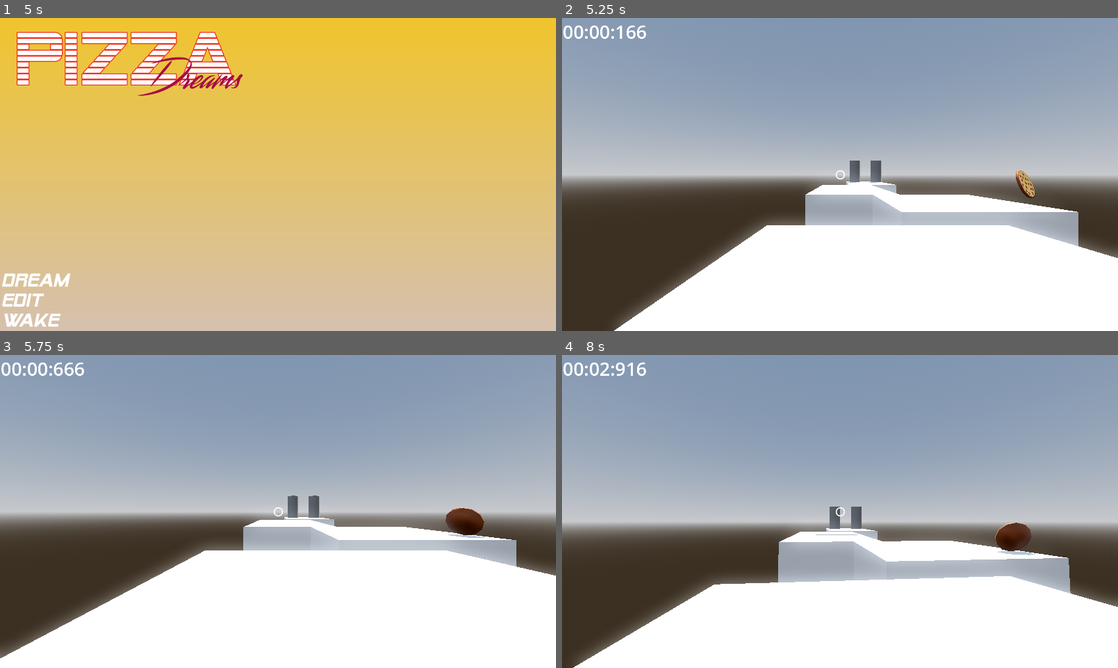
Above: before the commit, frames 1-4 (two rows, left to right).
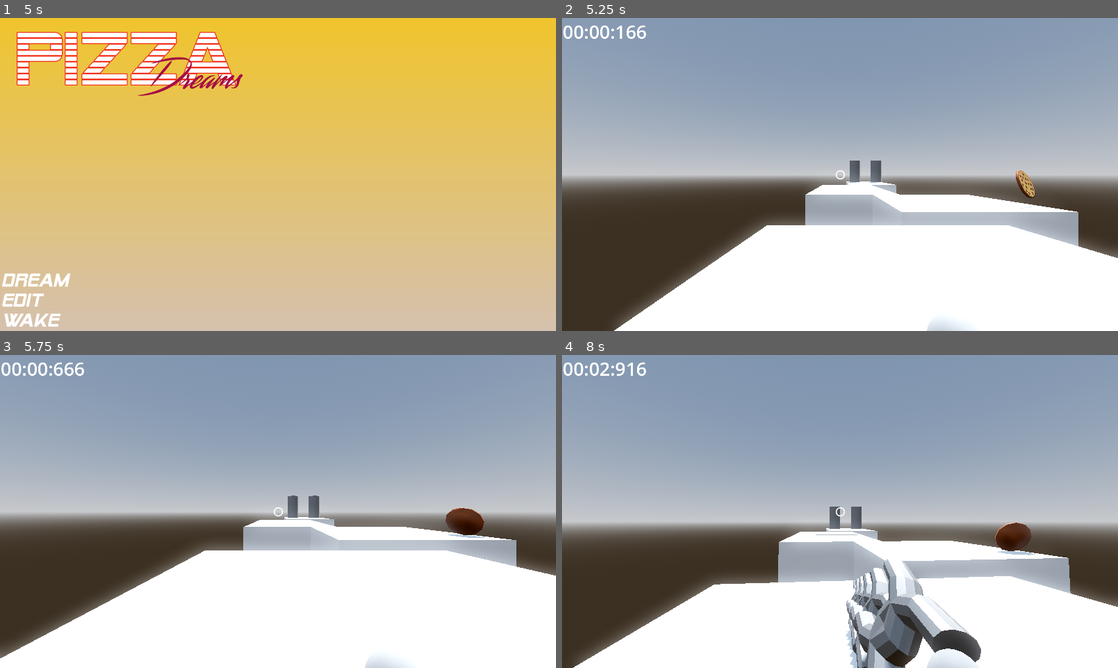
Above: after the commit, the same moments.

Repository: MattCharles/Dreams
Game: Godot game, scene res://Scenes/menu.tscn
Two runs of this game, one before a commit and one after it. Both use one fixed random seed, a clock stepped at 60 frames per second and the inputs below.
Inputs (mouse positions are in pixels of both pictures, inside the frame that each line leads up to):
- Up to frame 1 (5 s): move the mouse to (400, 158) at 0.52 s; hold D (right) 0.53-1.28 s; click (400, 158) at 0.6 s; tap Space (jump) at 0.77, 1.52, 3.02, 3.77, 4.52 s; move the mouse to (166, 190) at 1.27 s; hold S (back) 1.28-2.03 s; tap Shift (sprint) at 1.35 s; click (166, 190) at 1.55 s; move the mouse to (333, 105) at 2.02 s; hold D (right) 2.03-2.78 s; click (333, 105) at 2.1 s; move the mouse to (250, 237) at 2.77 s; hold W (forward) 2.78-3.53 s; click (250, 237) at 2.85 s; move the mouse to (444, 221) at 3.52 s; hold Shift (sprint) 3.53-4.28 s; hold A (left) from 3.53 s (still down); click (444, 221) at 3.8 s; move the mouse to (111, 127) at 4.27 s; click (111, 127) at 4.35 s
- Up to frame 2 (5.25 s): release A (left) at 5 s; click "Dream" at 5 s
- Up to frame 3 (5.75 s): no input
- Up to frame 4 (8 s): move the mouse to (867, 511) at 5.77 s; hold S (back) 5.78-6.53 s; click (867, 511) at 5.85 s; move the mouse to (817, 505) at 6.52 s; hold D (right) 6.53-7.28 s; tap Shift (sprint) at 6.6 s; tap Space (jump) at 6.77, 7.52 s; click (817, 505) at 6.8 s; move the mouse to (867, 511) at 7.27 s; hold W (forward) from 7.28 s (still down); click (867, 511) at 7.35 s

Frame 1 is identical in both runs. In frame 2, 0.1% of the frame differs, in the area x 65-73%, y 97-100%; in frame 3, 0.1%; in frame 4, 4.5%, in the area x 51-76%, y 65-100%.

Commit message:
Chain looks decent on shot, have to update when player moves though

Diff:
--- a/Scenes/Player.tscn
+++ b/Scenes/Player.tscn
@@ -27,6 +27,10 @@
 shader_parameter/mask_edge = 0.804
 shader_parameter/animation_speed = 12.929
 shader_parameter/noise = SubResource("NoiseTexture2D_dmdms")
+
+[sub_resource type="SphereMesh" id="SphereMesh_myxy3"]
+radius = 0.1
+height = 0.2
 
 [node name="Player" type="CharacterBody3D"]
 script = ExtResource("1_i2x1c")
@@ -69,4 +73,12 @@
 
 [node name="StaticBody3D" type="StaticBody3D" parent="Neck/Camera3D"]
 
+[node name="GrappleHand" type="MeshInstance3D" parent="Neck/Camera3D"]
+transform = Transform3D(1, 0, 0, 0, 1, 0, 0, 0, 1, 0.425125, -0.623437, -0.747753)
+mesh = SubResource("SphereMesh_myxy3")
+skeleton = NodePath("../..")
+
+[node name="RayCast3D" type="RayCast3D" parent="Neck/Camera3D/GrappleHand"]
+target_position = Vector3(0, 0, -1)
+
 [connection signal="isSprinting" from="." to="Neck/Camera3D" method="_on_player_is_sprinting"]
--- /dev/null
+++ b/Scenes/chainlink.tscn
@@ -0,0 +1,8 @@
+[gd_scene load_steps=2 format=3 uid="uid://2w00j5t35vr5"]
+
+[ext_resource type="PackedScene" uid="uid://cl1qidouemmb4" path="res://Assets/raw/chainlink.glb" id="1_0onwu"]
+
+[node name="chainlink" instance=ExtResource("1_0onwu")]
+
+[node name="Chainlink" parent="." index="0"]
+transform = Transform3D(1, 0, 0, 0, -0.0324745, 0.999473, 0, -0.999473, -0.0324745, 0.00111418, 0, 0)
--- a/Scenes/rope.tscn
+++ b/Scenes/rope.tscn
@@ -1,32 +1,18 @@
-[gd_scene load_steps=5 format=3 uid="uid://caw77ftpx0iys"]
+[gd_scene load_steps=3 format=3 uid="uid://caw77ftpx0iys"]
 
-[ext_resource type="Script" path="res://Scripts/Rope.gd" id="1_0fcmu"]
+[ext_resource type="PackedScene" uid="uid://2w00j5t35vr5" path="res://Scenes/chainlink.tscn" id="2_nl6oy"]
 
-[sub_resource type="CylinderMesh" id="CylinderMesh_0d3gk"]
-top_radius = 0.1
-bottom_radius = 0.1
-height = 0.5
-
-[sub_resource type="SphereShape3D" id="SphereShape3D_1n0ha"]
-
-[sub_resource type="SphereMesh" id="SphereMesh_ldx62"]
+[sub_resource type="BoxShape3D" id="BoxShape3D_5tt8a"]
+size = Vector3(0.797207, 0.99915, 0.266269)
 
 [node name="Rope" type="Node3D"]
-transform = Transform3D(1, 0, 0, 0, -0.000820323, -1, 0, 1, -0.000820323, 0, 0, 0)
-script = ExtResource("1_0fcmu")
+transform = Transform3D(1, 0, 0, 0, -4.37114e-08, -1, 0, 1, -4.37114e-08, 0, 0, 0)
 
-[node name="Links" type="MeshInstance3D" parent="."]
-mesh = SubResource("CylinderMesh_0d3gk")
+[node name="Link" type="Area3D" parent="."]
 
-[node name="Tip" type="Area3D" parent="."]
-transform = Transform3D(0.2, 0, 0, 0, 0.2, 0, 0, 0, 0.2, 0, 0.259344, 0)
+[node name="Mesh" parent="Link" instance=ExtResource("2_nl6oy")]
+transform = Transform3D(5, 0, 0, 0, 5, 0, 0, 0, 5, 0, 0, 0)
 
-[node name="CollisionShape3D" type="CollisionShape3D" parent="Tip"]
-shape = SubResource("SphereShape3D_1n0ha")
-
-[node name="MeshInstance3D" type="MeshInstance3D" parent="Tip"]
-mesh = SubResource("SphereMesh_ldx62")
-
-[node name="Hitter" type="RayCast3D" parent="."]
-target_position = Vector3(0, 1, 0)
-collide_with_areas = true
+[node name="CollisionShape3D" type="CollisionShape3D" parent="Link"]
+transform = Transform3D(1, 0, 0, 0, 1, 0, 0, 0, 1, 0, 0, -0.0165686)
+shape = SubResource("BoxShape3D_5tt8a")
--- a/Scripts/Rope.gd
+++ /dev/null
@@ -1,58 +0,0 @@
-"""
-This script controls the chain.
-"""
-extends Node3D
-
-@onready var links = $Links		# A slightly easier reference to the links
-var direction := Vector3.ZERO	# The direction in which the chain was shot
-var tip := Vector3.ZERO			# The global position the tip should be in
-								# We use an extra var for this, because the chain is
-								# connected to the player and thus all .position
-								# properties would get messed with when the player
-								# moves.
-@onready var hitter := $Hitter
-
-const SPEED = 1	# The speed with which the chain moves
-
-var flying = false	# Whether the chain is moving through the air
-var hooked = false	# Whether the chain has connected to a wall
-
-# shoot() shoots the chain in a given direction
-func shoot(dir: Vector3) -> void:
-	print(str(dir))
-	direction = dir.normalized()	# Normalize the direction and save it
-	look_at(direction- position)
-	flying = true					# Keep track of our current scan
-	tip = self.global_position		# reset the tip position to the player's position
-
-# release() the chain
-func release() -> void:
-	flying = false	# Not flying anymore
-	hooked = false	# Not attached anymore
-
-# Every graphics frame we update the visuals
-func _process(_delta: float) -> void:
-	self.visible = flying or hooked	# Only visible if flying or attached to something
-	if not self.visible:
-		return	# Not visible -> nothing to draw
-	var tip_loc = to_local(tip)	# Easier to work in local coordinates
-	# We rotate the links (= chain) and the tip to fit on the line between self.position (= origin = player.position) and the tip
-	#links.rotation = tip_loc.rotated(direction, deg_to_rad(90))
-	#$Tip.rotation = tip_loc.rotated(direction, deg_to_rad(90))
-	#$Tip.rotation = self.position.angle_to_point(tip_loc) - deg_to_rad(90)
-	links.position = tip_loc						# The links are moved to start at the tip
-	#links.region_rect.size.y = tip_loc.length()		# and get extended for the distance between (0,0) and the tip
-
-# Every physics frame we update the tip position
-func _physics_process(_delta: float) -> void:
-	$Tip.global_position = tip	# The player might have moved and thus updated the position of the tip -> reset it
-	if flying:
-		# `if move_and_collide()` always moves, but returns true if we did collide
-		position = position + (direction * SPEED)
-		var collider = hitter.get_collider()
-		if collider != null and collider is Pizza:
-			print("Pizza hit")
-		#if $Tip.move_and_collide(direction * SPEED):
-		#	hooked = true	# Got something!
-		#	flying = false	# Not flying anymore
-	tip = $Tip.global_position	# set `tip` as starting position for next frame
--- a/Scripts/player.gd
+++ b/Scripts/player.gd
@@ -9,7 +9,27 @@
 
 signal isSprinting(bool);
 
-@onready var pizza := preload("res://Scenes/rope.tscn")
+@onready var chain_link := preload("res://Scenes/rope.tscn")
+const GRAPPLE_DISTANCE := 500
+@onready var grapple_cast := $Neck/Camera3D/GrappleHand/RayCast3D
+
+class VectorPair:
+	var start:Vector3 = Vector3.ZERO
+	var end:Vector3 = Vector3.ZERO
+
+	func get_distance() -> float:
+		return (end - start).length()
+
+	func get_line() -> Vector3:
+		return end - start
+
+	func get_normalized_line() -> Vector3:
+		return (end - start).normalized()
+
+var grapple_line:=VectorPair.new()
+var chain_links:=[]
+var hooking := false
+var link_height := 1 #TODO: The chain itself should be able to provide this info. Hard coding for now
 
 # Get the gravity from the project settings to be synced with RigidDynamicBody nodes.
 var gravity: float = ProjectSettings.get_setting("physics/3d/default_gravity")
@@ -19,6 +39,7 @@
 @onready var hand = $Neck/Camera3D/Hand
 @onready var joint = $Neck/Camera3D/Generic6DOFJoint3D
 @onready var staticBody = $Neck/Camera3D/StaticBody3D
+@onready var grapple_hand := $Neck/Camera3D/GrappleHand
 
 var picked_object
 var pull_power = 7
@@ -27,8 +48,8 @@
 var lockedCam = false
 
 func _ready():
+	grapple_cast.target_position *= GRAPPLE_DISTANCE
 	set_process_unhandled_input(true)
-
 
 func _unhandled_input(event: InputEvent) -> void:
 	if event is InputEventMouseButton:
@@ -42,12 +63,6 @@
 				camera.rotate_x(-event.relative.y * 0.01)
 				camera.rotation.x = clamp(camera.rotation.x, deg_to_rad(-80), deg_to_rad(60))
 	if Input.is_mouse_button_pressed(MOUSE_BUTTON_LEFT):
-		var this_pizza := pizza.instantiate()
-		get_parent().add_child(this_pizza)
-		this_pizza.position = interaction.global_position
-		var launch_vector = (interaction.target_position - interaction.position).normalized()
-		launch_vector = launch_vector.rotated(Vector3(1, 0, 0), camera.rotation.x).rotated(Vector3(0, 1, 0), neck.rotation.y)
-		this_pizza.shoot(launch_vector)
 		if picked_object == null:
 			pick_object()
 		elif picked_object != null:
@@ -77,9 +92,12 @@
 		picked_object = null
 		joint.set_node_b(joint.get_path())
 
-
-
 func _physics_process(delta: float) -> void:
+	grapple_line.start = grapple_hand.global_position
+	var links_in_chain = chain_links.size()
+	for i in links_in_chain:
+		position_link(chain_links[i], i+1, links_in_chain)
+		pass
 	# Add the gravity.
 	if not is_on_floor():
 		velocity.y -= gravity * delta
@@ -112,7 +130,48 @@
 		var b = hand.global_transform.origin
 		picked_object.set_linear_velocity((b-a)*pull_power)
 
+	if Input.is_action_just_pressed("shoot"):
+		if hooking:
+			while not chain_links.is_empty():
+				chain_links.pop_front().queue_free()
+			hooking = false
+			return
+		#var this_pizza := chain_link.instantiate()
+		#get_parent().add_child(this_pizza)
+		#this_pizza.position = grapple_hand.global_position
+		#var launch_vector = (interaction.target_position - interaction.position).normalized()
+		#var launch_vector = camera.get_global_transform().basis
+		if grapple_cast.is_colliding():
+			grapple_line.end = grapple_cast.get_collision_point()
+			print(grapple_line.get_distance())
+			hooking = true
+			shoot_hook()
+		#this_pizza.shoot(-launch_vector.z, camera.get_global_rotation_degrees())
+
 	move_and_slide()
+
+func shoot_hook():
+	print("shooting hook from " + str(grapple_line.start) + " to " + str(grapple_line.end))
+	var num_links = num_links_necessary()
+	for n in range(1, num_links):
+		var new_link := chain_link.instantiate()
+		get_tree().get_root().add_child(new_link)
+		chain_links.push_back(new_link)
+		#new_link.global_position = (grapple_line.end - grapple_line.start) * (float(n) / num_links) + grapple_hand.global_position
+		position_link(new_link, n, num_links)
+		new_link.global_rotate(grapple_line.get_normalized_line(), 90)
+
+func num_links_necessary() -> int:
+	var distance = grapple_line.get_distance()
+	print("distance: " + str(distance))
+	print("link_height: " + str(link_height))
+	var result = ceil(distance / link_height)
+	print("resulting divide: " + str(result))
+	return result
+
+func position_link(link, index:int, num_links_in_chain:int):
+	link.global_position = grapple_line.get_line() * (float(index) / num_links_in_chain) + grapple_hand.global_position
+	link.global_rotate(grapple_line.get_normalized_line(), 0)
 
 func respawn(spawn_point:Vector3):
 	velocity = Vector3.ZERO
--- a/project.godot
+++ b/project.godot
@@ -55,3 +55,8 @@
 "events": [Object(InputEventKey,"resource_local_to_scene":false,"resource_name":"","device":-1,"window_id":0,"alt_press …(182 unchanged characters)…
 ]
 }
+shoot={
+"deadzone": 0.5,
+"events": [Object(InputEventMouseButton,"resource_local_to_scene":false,"resource_name":"","device":-1,"window_id":0,"alt_pressed":false,"shift_pressed":false,"ctrl_pressed":false,"meta_pressed":false,"button_mask":1,"position":Vector2(300, 11),"global_position":Vector2(304, 54),"factor":1.0,"button_index":1,"pressed":true,"double_click":false,"script":null)
+]
+}
Not shown: 1 places in Scenes/Player.tscn that only renumber resources
